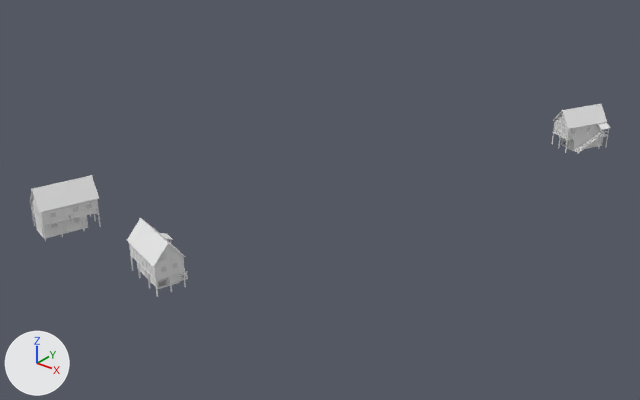
Before and after pictures for a commit that changed the FBX model Assets/Assets/Aldeia/Casas (N)/Casa05/Casa05(N).fbx.
Rendered twice from a 50 mm lens placed at (17.7, -142.7, 96.2), pointed at (-108.3, 14.8, -1.5). Lighting does not change. The marker at lower left points along +X, +Y and +Z. Where no turn or scale is listed for an object, it has been applied to the vertices. Vertices at the same position are counted once.

Script lines for the objects in view, before the commit:
```python
me_cube_193 = bpy.data.meshes.new('Cube.193')
me_cube_193.from_pydata(...)  # 12607 vertices, 21021 faces; spans x -144.6..-63.9, y -47.0..93.9, z -0.2..14.7
me_cube_193.materials.append(mat_h5_tudo)
ob_casa05___nobre = bpy.data.objects.new('Casa05 - Nobre', me_cube_193)
ob_casa05___nobre.location = (0.0, 0.0, 0.0)
```
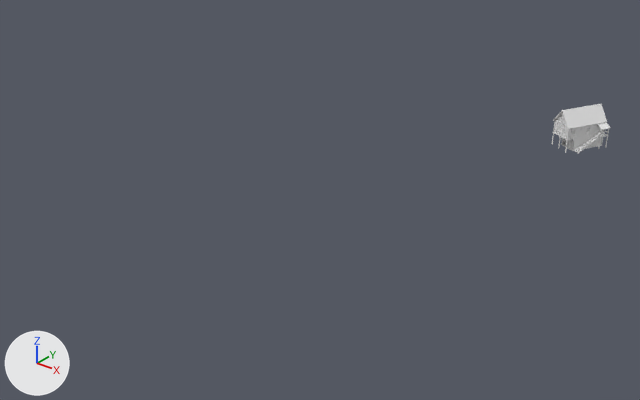
Where the newer file only moved an object's origin or applied its transform, the numbers keep the older frame.

What differs and where, as boxes [x1, y1, x2, y2] in the pictures (640 x 400 px):
'Casa05 - Nobre', reshaped (90% narrower, 74% shorter): before [29, 104, 611, 296]; after [552, 104, 611, 154]
part 1 of me_cube_193, deleted: before [29, 175, 188, 296]

The change in detail:
me_cube_193 is used by ob_casa05___nobre; location (0.0, 0.0, 0.0).
me_cube_193 had 12607 vertices, 21021 faces and spanned x -144.6..-63.9, y -47.0..93.9, z -0.2..14.7.
me_cube_193 now has 4203 vertices, 7007 faces and spans x -78.1..-63.9, y 78.7..93.9, z -0.2..11.4.
me_cube_193 part 1: 395 loose pieces with 8404 vertices, spanning x -144.6..-101.8, y -47.0..-31.2, z -0.1..14.7, are deleted.
